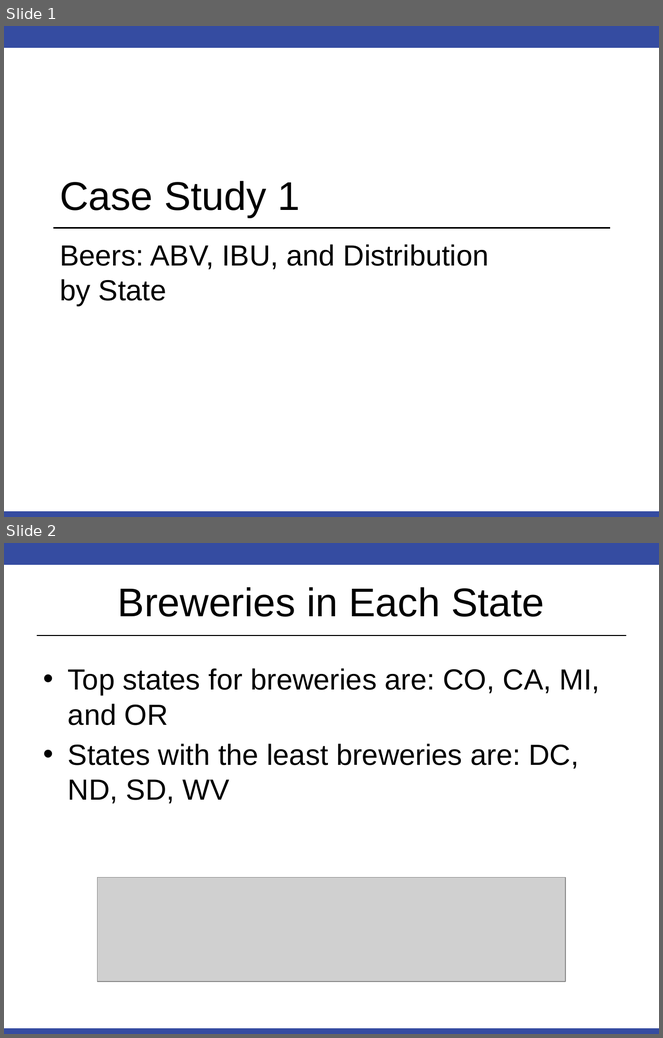
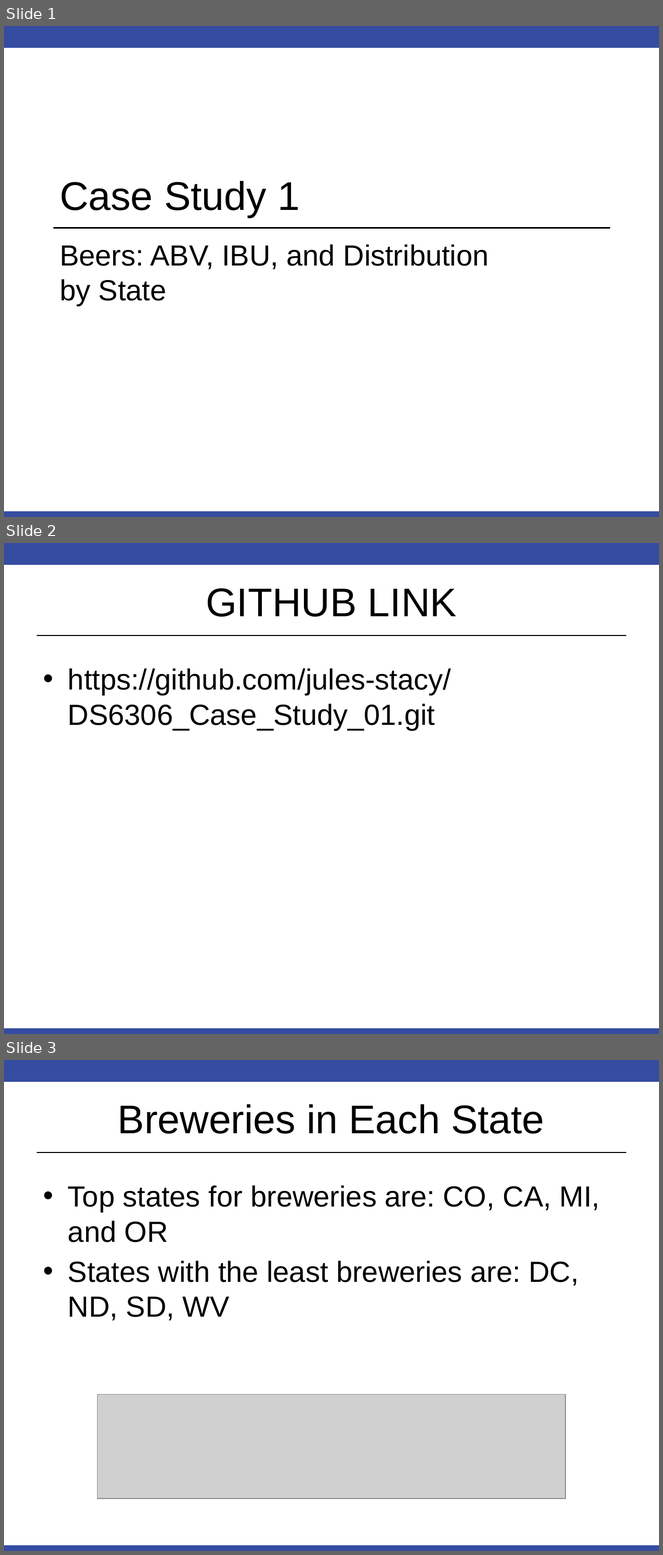
Before and after one commit to jules-stacy/DS6306_Case_Study_01, a slide deck: Case Study 1.pptx. Shown one above the other, each under a label of ours: slides 1 and 2 before the commit, slides 1, 2 and 3 after it. The pictures are 663x1038 and 663x1555 pixels, drawn with LibreOffice and Linux fonts; fonts in the diff are those of the drawing; grey boxes stand for pictures; background and template pictures are left out. Boxes give left, top, right and bottom in pixels: in the first picture for what was removed or moved away, otherwise in the second. Text is boxed around its words. In the diff, an @@ line names an element or a change of style, - is before the commit and + after.

Commit message:
upload again

```diff
--- a/Case Study 1.pptx
+++ b/Case Study 1.pptx
@@ slide 2 added at (4, 543, 659, 1034), background #FFFFFF; not listed: 3 template elements that a slide beside it also shows @@
@@ title added at (206, 588, 457, 617), 44 pt, text #000000 @@
+GITHUB LINK
@@ text added at (68, 668, 451, 730), 32 pt, text #000000 @@
+• https://github.com/jules-stacy/DS6306_Case_Study_01.git
@@ what was slide 2 is now slide 3 @@
```
